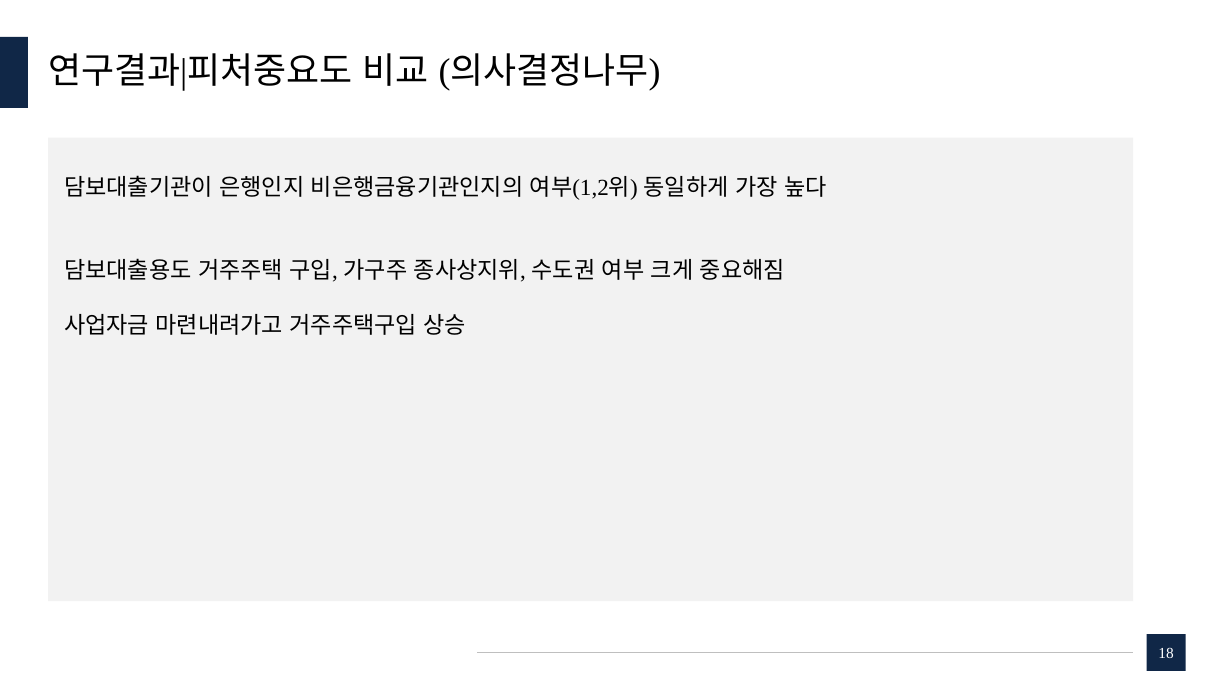
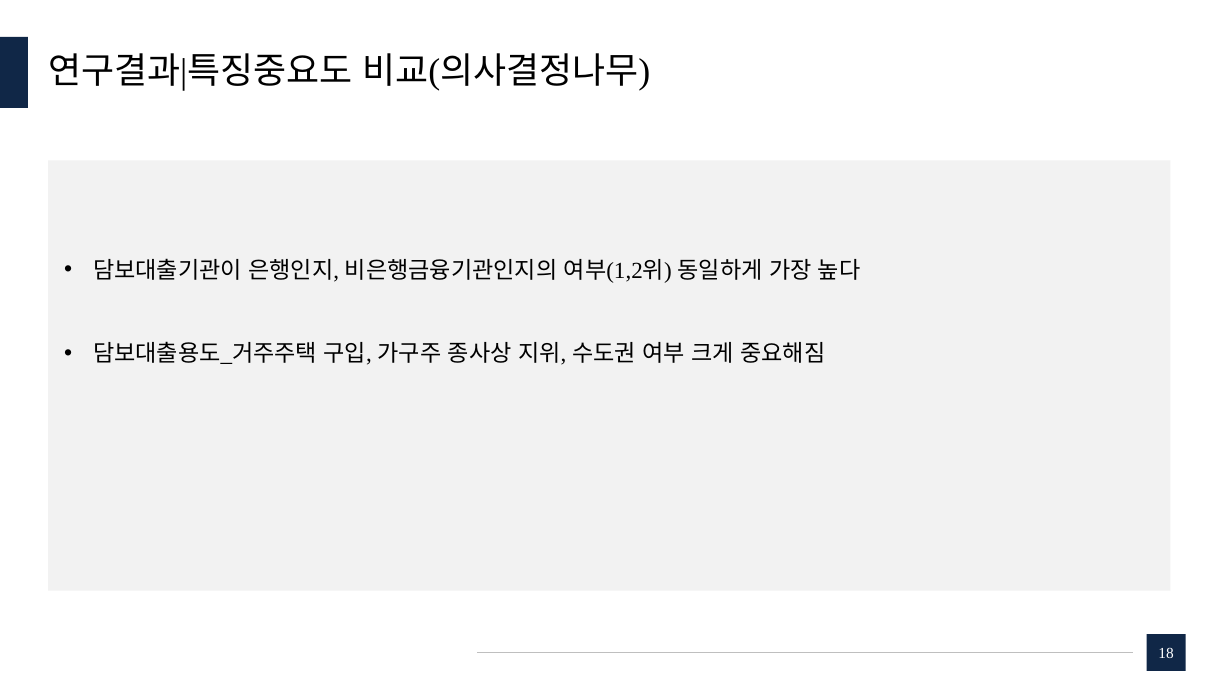
Before and after one commit to dudungE/Competition, a slide deck: slide 18 of ppt/부실가계분류모델에 관한 연구.pptx. Drawn at 1232x693 pixels with LibreOffice and Linux fonts; fonts in the diff are those of the drawing. Boxes give left, top, right and bottom in pixels: in the first picture for what was removed or moved away, otherwise in the second. Text is boxed around its words. In the diff, an @@ line names an element or a change of style, - is before the commit and + after.

```diff
--- a/ppt/부실가계분류모델에 관한 연구.pptx
+++ b/ppt/부실가계분류모델에 관한 연구.pptx
@@ title at <box>48,53,650,91</box>: text changed @@
-연구결과|피처중요도 비교 (의사결정나무)
+연구결과|특징중요도 비교(의사결정나무)
@@ rectangle: place and size @@
-rectangle at <box>48,138,1133,602</box>
+rectangle at <box>48,160,1171,591</box>
@@ text at <box>93,258,861,365</box>: text changed @@
-담보대출기관이 은행인지 비은행금융기관인지의 여부(1,2위) 동일하게 가장 높다
-담보대출용도 거주주택 구입, 가구주 종사상지위, 수도권 여부 크게 중요해짐
-사업자금 마련내려가고 거주주택구입 상승
+• 담보대출기관이 은행인지, 비은행금융기관인지의 여부(1,2위) 동일하게 가장 높다
+• 담보대출용도_거주주택 구입, 가구주 종사상 지위, 수도권 여부 크게 중요해짐
```
Also in this commit, not shown: 22 other slides changed.
